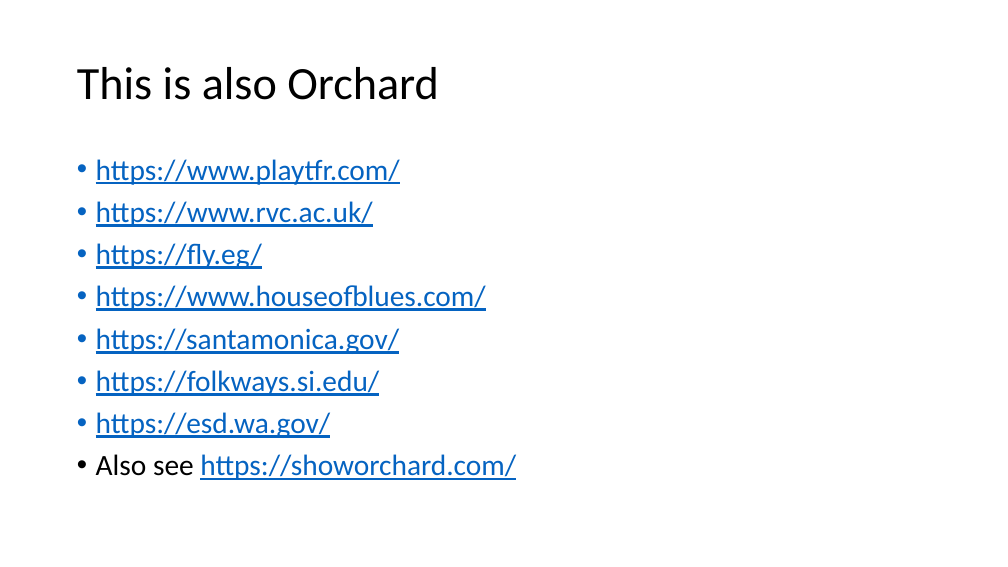
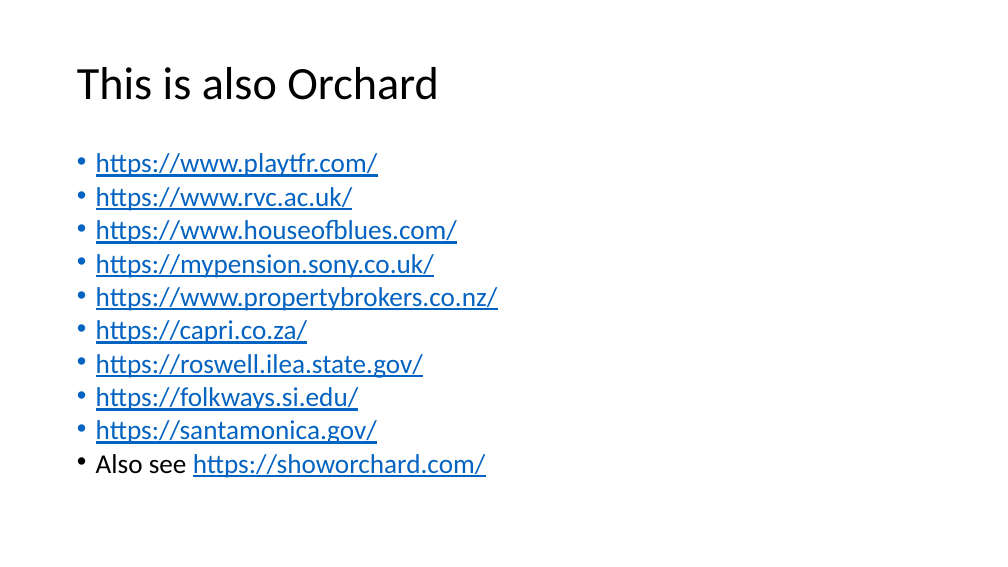
Before and after one commit to Lombiq/Orchard-Ambassadors-Toolbox, a slide deck: slide 10 of IntroductoryTalkTemplate/Showcasing Orchard Core CMS.pptx. Drawn at 1008x567 pixels with LibreOffice and Linux fonts; fonts in the diff are those of the drawing. Boxes give left, top, right and bottom in pixels: in the first picture for what was removed or moved away, otherwise in the second. Text is boxed around its words. In the diff, an @@ line names an element or a change of style, - is before the commit and + after.

Commit message:
Updating showcase sites

```diff
--- a/IntroductoryTalkTemplate/Showcasing Orchard Core CMS.pptx
+++ b/IntroductoryTalkTemplate/Showcasing Orchard Core CMS.pptx
@@ text at (x1=96, y1=153, x2=486, y2=478): size 28 to 25.9 pt in "https://www.playtfr.com/", "https://www.rvc.ac.uk/", "https://www.houseofblues.com/", "https://santamonica.gov/" and 1 more places; line spacing 0.9 to 0.7 @@
@@ text at (x1=96, y1=243, x2=262, y2=269): paragraph removed @@
-• https://fly.eg/
@@ text at (x1=96, y1=254, x2=498, y2=411): paragraphs added @@
+• https://mypension.sony.co.uk/
+• https://www.propertybrokers.co.nz/
+• https://capri.co.za/
+• https://roswell.ilea.state.gov/
+• https://folkways.si.edu/
@@ text at (x1=96, y1=370, x2=380, y2=438): paragraphs removed @@
-• https://folkways.si.edu/
-• https://esd.wa.gov/
```
